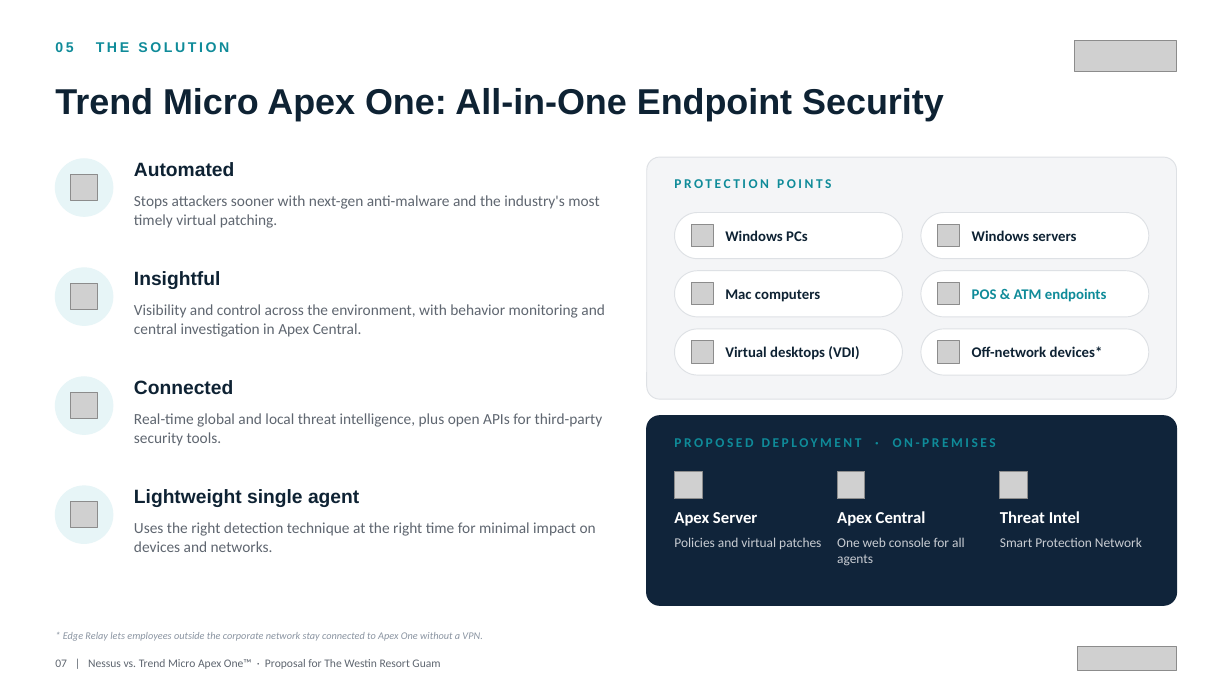
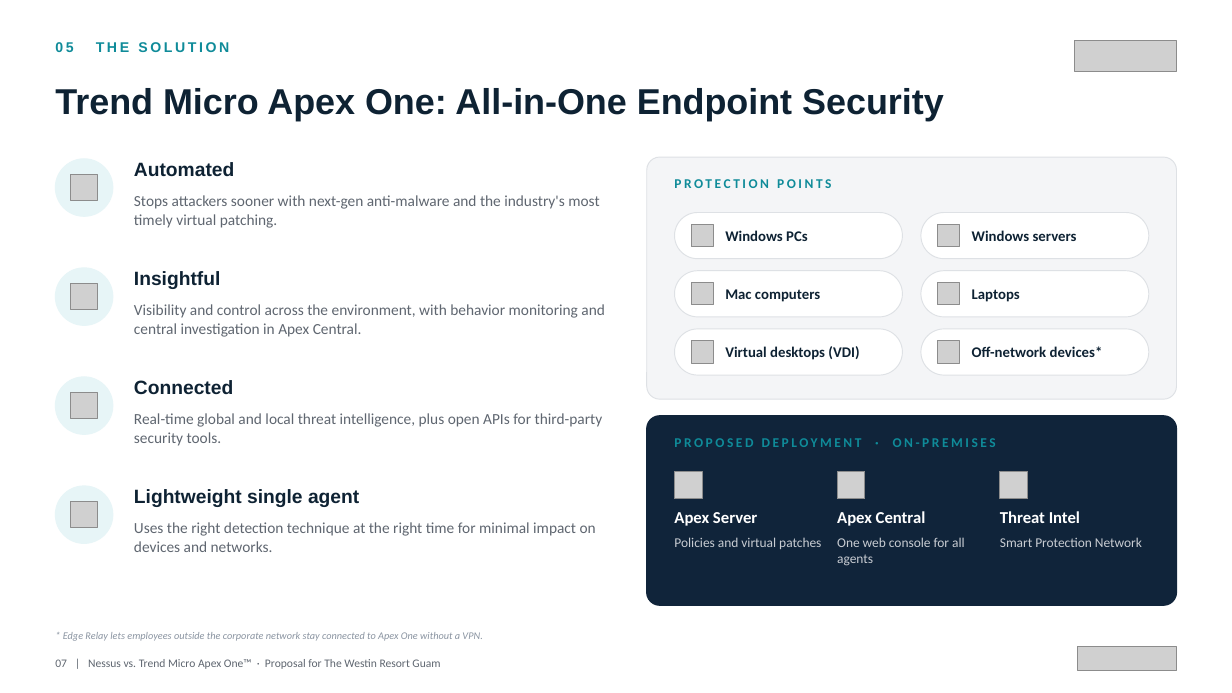
Before and after one commit to BigLee-Creator/Recommendations, a slide deck: slide 7 of ENG._Nessus_vs_Trend_Micro_Apex_One_Proposal_for_Westin_Resort_Guam_SECUKOREA.pptx. Drawn at 1232x693 pixels with LibreOffice and Linux fonts; fonts in the diff are those of the drawing; grey boxes stand for pictures. Boxes give left, top, right and bottom in pixels: in the first picture for what was removed or moved away, otherwise in the second. Text is boxed around its words. In the diff, an @@ line names an element or a change of style, - is before the commit and + after.

```diff
--- a/ENG._Nessus_vs_Trend_Micro_Apex_One_Proposal_for_Westin_Resort_Guam_SECUKOREA.pptx
+++ b/ENG._Nessus_vs_Trend_Micro_Apex_One_Proposal_for_Westin_Resort_Guam_SECUKOREA.pptx
@@ text at <box>972,289,1020,302</box>: text changed; text colour #0F8B99 to #0E2233 @@
-POS & ATM endpoints
+Laptops
```
Also in this commit, not shown: 10 other slides changed.
